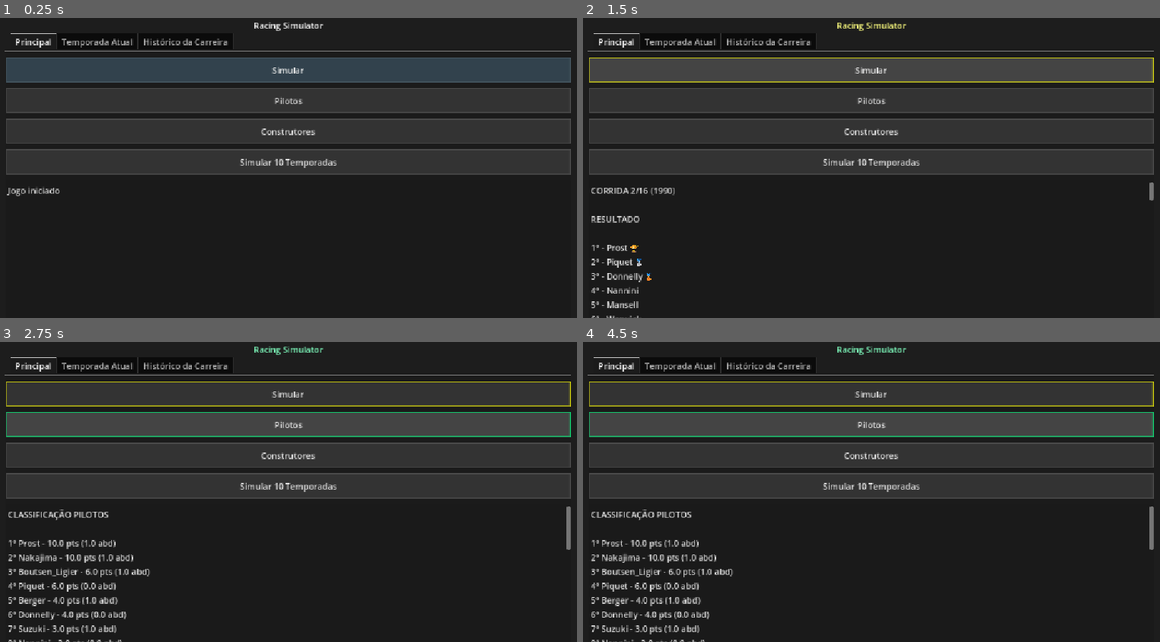
Above: before the commit, frames 1-4 (two rows, left to right).
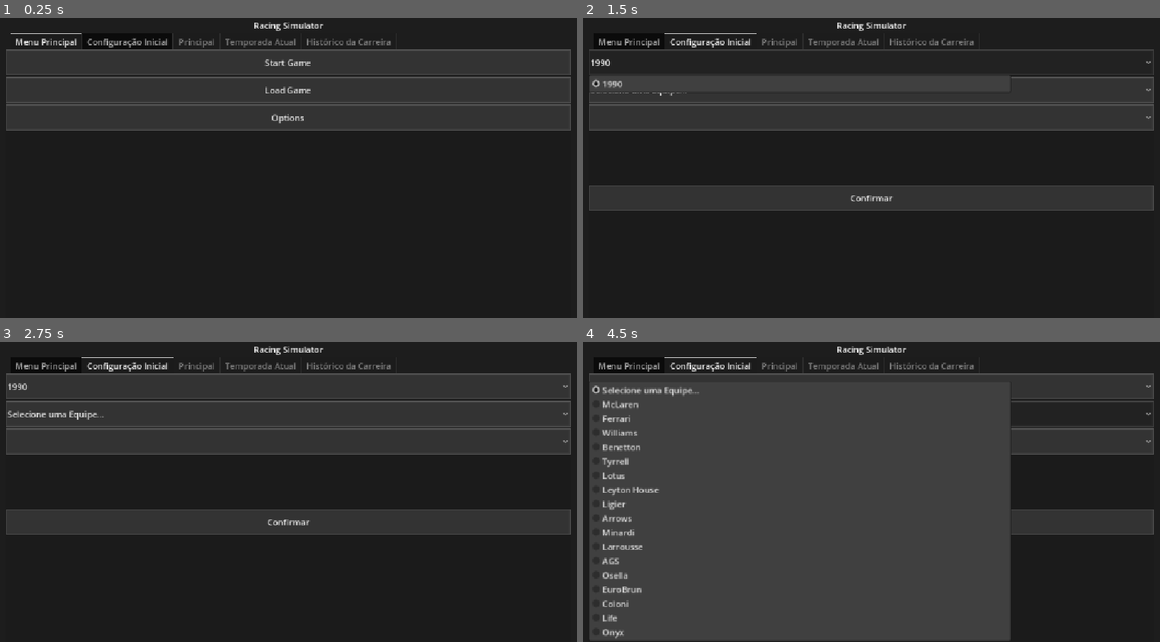
Above: after the commit, the same moments.

Repository: daniloadventista/gui-racing-manager
Game: Godot game, scene res://test.tscn
Two runs of this game, one before a commit and one after it. Both use one fixed random seed, a clock stepped at 60 frames per second and the inputs below.
Inputs (mouse positions are in pixels of both pictures, inside the frame that each line leads up to):
- Up to frame 1 (0.25 s): no input
- Up to frame 2 (1.5 s): click (871, 69) at 0.5 s, where only the run before the commit has a clickable "Simular"; click (871, 63) at 1.25 s, where only the run after the commit has a clickable "1990"
- Up to frame 3 (2.75 s): click (288, 414) at 2 s, where only the run after the commit has a clickable "Selecione uma Equipe..."
- Up to frame 4 (4.5 s): click (871, 441) at 2.77 s; click (871, 522) at 3.5 s, where only the run after the commit has a clickable "Confirmar"; click (871, 426) at 4.25 s, where only the run before the commit has a clickable "Pilotos"

The runs differ from the first frame. In frame 1, 12% of the frame differs, in the area x 0-99%, y 5-60%; in frame 2, 21%; in frame 3, 16%; in frame 4, 46%, in the area x 0-99%, y 1-100%.

Commit message:
Add new UI elements and configure tab navigation for game setup

Diff:
--- a/test.gd
+++ b/test.gd
@@ -13,6 +13,22 @@
 
 @onready var tab_container = $Panel/MarginContainer/VBoxContainer/TabContainer
 @onready var classificacao_texto = $"Panel/MarginContainer/VBoxContainer/TabContainer/Temporada Atual/ClassificacaoTexto"
+# --- NOVAS REFERÊNCIAS DE ABAS DENTRO DO TABCONTAINER ---
+@onready var main_menu_container = $"Panel/MarginContainer/VBoxContainer/TabContainer/Menu Principal"
+@onready var btn_start_game = $"Panel/MarginContainer/VBoxContainer/TabContainer/Menu Principal/BtnStartGame"
+@onready var btn_load_game = $"Panel/MarginContainer/VBoxContainer/TabContainer/Menu Principal/BtnLoadGame"
+@onready var btn_options = $"Panel/MarginContainer/VBoxContainer/TabContainer/Menu Principal/BtnOptions"
+
+@onready var modal_setup = $"Panel/MarginContainer/VBoxContainer/TabContainer/Configuração Inicial"
+@onready var opt_ano = $"Panel/MarginContainer/VBoxContainer/TabContainer/Configuração Inicial/OptAno"
+@onready var opt_equipe = $"Panel/MarginContainer/VBoxContainer/TabContainer/Configuração Inicial/OptEquipe"
+@onready var opt_piloto_player = $"Panel/MarginContainer/VBoxContainer/TabContainer/Configuração Inicial/OptPilotoPlayer"
+@onready var lbl_preview_pilotos = $"Panel/MarginContainer/VBoxContainer/TabContainer/Configuração Inicial/LblPreviewPilotos"
+@onready var btn_confirmar_setup = $"Panel/MarginContainer/VBoxContainer/TabContainer/Configuração Inicial/BtnConfirmarSetup"
+
+# --- CONFIGURAÇÃO DE CONTROLE E ABAS ---
+var equipe_controlada: String = ""
+var piloto_controlado: String = ""
 @onready var seletor_piloto = $"Panel/MarginContainer/VBoxContainer/TabContainer/Histórico da Carreira/SeletorPiloto"
 @onready var historico_texto = $"Panel/MarginContainer/VBoxContainer/TabContainer/Histórico da Carreira/HistoricoTexto"
 
@@ -96,6 +112,14 @@
 
 # Função responsável por popular as variáveis do jogo no início
 func inicializar_dados_do_jogo():
+	# Configura conexões de botões e seletores do menu
+	configurar_conexoes_menu()
+	# Bloqueia as abas de jogo (Índices a partir de 2: Principal, Temporada Atual, Histórico, etc.)
+	# Isso impede que o jogador clique nelas antes de iniciar o jogo
+	for i in range(2, tab_container.get_tab_count()):
+		tab_container.set_tab_disabled(i, true)
+	# Garante que o jogo comece focado na primeira aba (Menu Principal)
+	tab_container.current_tab = 0
 	construtores = carregar_dados_json(CAMINHO_CONSTRUTORES)
 	poolPilotos = carregar_dados_json(CAMINHO_POOL_PILOTOS)
 	pilotos = carregar_dados_json(CAMINHO_PILOTOS)
@@ -131,6 +155,12 @@
 
 	# Preenche a lista de pilotos pela primeira vez
 	atualizar_menu_pilotos()
+
+	# Configura conexões com segurança contra erros de duplicidade
+	configurar_conexoes_menu()
+
+	# Garante que o container de abas permaneça visível para o fluxo funcionar
+	tab_container.visible = true
 
 	#var resultado = get_node("VBoxContainer/RichTextLabel")
 	#resultado.text = "Jogo iniciado"
@@ -163,15 +193,24 @@
 
 	var resultado_corrida = []
 	for piloto in pilotos:
+		# TODO melhorar mecanica piloto/equipe selecionada
+		# Aplicação do Buff de 2.5% em tempo real caso seja o piloto ou equipe selecionada
+		var multiplicador_velocidade: float = 1.0
+		var multiplicador_confiabilidade: float = 1.0
+
+		if piloto.nome == piloto_controlado:
+			multiplicador_velocidade += 0.025
+		if piloto.equipe == equipe_controlada:
+			multiplicador_confiabilidade += 0.025
 
 		var status = "OK"
 
-		# Quebra de motor
-		if randi_range(1,1000) > piloto.motor * 10:
+		# Quebra de motor (Confiabilidade afetada positivamente pelo multiplicador da equipe)
+		if randi_range(1,1000) > (piloto.motor * 10) * multiplicador_confiabilidade:
 			status = "MOTOR"
 
 		# Quebra de câmbio
-		elif randi_range(1,1000) > piloto.cambio * 10:
+		elif randi_range(1,1000) > (piloto.cambio * 10) * multiplicador_confiabilidade:
 			status = "CAMBIO"
 
 		# Acidente
@@ -189,8 +228,8 @@
 			construtores[piloto.equipe].abandonos += 1
 			continue
 
-		# Velocidade base
-		var desempenho = piloto.velocidade
+		# Velocidade base (Afetada positivamente pelo bônus de 2.5% se for o piloto controlado)
+		var desempenho = piloto.velocidade * multiplicador_velocidade
 
 		# Consistência
 		var variacao = randi_range(
@@ -857,3 +896,67 @@
 	texto += "================================================================\n"
 
 	historico_texto.text = texto
+
+# --- SISTEMA DE FLUXO POR ABAS (MENU PRINCIPAL) ---
+
+func configurar_conexoes_menu():
+	# Verifica se o nó existe e se o sinal já não foi conectado previamente (via Editor) antes de conectar por código
+	if btn_start_game and not btn_start_game.pressed.is_connected(_on_start_game_pressed):
+		btn_start_game.pressed.connect(_on_start_game_pressed)
+
+	if opt_equipe and not opt_equipe.item_selected.is_connected(_on_equipe_menu_selected):
+		opt_equipe.item_selected.connect(_on_equipe_menu_selected)
+
+	if btn_confirmar_setup and not btn_confirmar_setup.pressed.is_connected(_on_confirmar_setup_pressed):
+		btn_confirmar_setup.pressed.connect(_on_confirmar_setup_pressed)
+
+func _on_start_game_pressed():
+	# Configurar Ano Único no OptionButton
+	opt_ano.clear()
+	opt_ano.add_item("1990")
+
+	# Configurar Lista de Equipes no OptionButton
+	opt_equipe.clear()
+	opt_equipe.add_item("Selecione uma Equipe...")
+	for eq in construtores.keys():
+		opt_equipe.add_item(eq)
+
+	# Move o jogador para a segunda aba (Configuração Inicial)
+	tab_container.current_tab = 1
+
+func _on_equipe_menu_selected(index: int):
+	if index <= 0:
+		lbl_preview_pilotos.text = "Selecione uma equipe para ver os pilotos."
+		opt_piloto_player.clear()
+		return
+
+	var eq_nome = opt_equipe.get_item_text(index)
+	var pilotos_da_equipe: Array = []
+
+	opt_piloto_player.clear()
+	for p in pilotos:
+		if p.equipe == eq_nome:
+			pilotos_da_equipe.append(p.nome)
+			opt_piloto_player.add_item(p.nome)
+
+	lbl_preview_pilotos.text = "Pilotos na " + eq_nome + ":\n• " + "\n• ".join(pilotos_da_equipe)
+
+func _on_confirmar_setup_pressed():
+	if opt_equipe.selected <= 0 or opt_piloto_player.item_count == 0:
+		return
+
+	equipe_controlada = opt_equipe.get_item_text(opt_equipe.selected)
+	piloto_controlado = opt_piloto_player.get_item_text(opt_piloto_player.selected)
+	ano_atual = int(opt_ano.get_item_text(opt_ano.selected))
+
+	# Desbloqueia as abas de jogo da simulação
+	for i in range(2, tab_container.get_tab_count()):
+		tab_container.set_tab_disabled(i, false)
+
+	# Bloqueia as abas de menu para o jogador não voltar nelas no meio do campeonato
+	tab_container.set_tab_disabled(0, true)
+	tab_container.set_tab_disabled(1, true)
+
+	# Move o jogador automaticamente para a aba "Principal" (Índice 2) para começar as corridas
+	tab_container.current_tab = 2
+	print("Jogo Inicializado! Buffs aplicados para " + piloto_controlado + " e equipe " + equipe_controlada)
--- a/test.tscn
+++ b/test.tscn
@@ -87,12 +87,58 @@
 [node name="TabContainer" type="TabContainer" parent="Panel/MarginContainer/VBoxContainer" unique_id=124963924]
 layout_mode = 2
 size_flags_vertical = 3
-current_tab = 0
+current_tab = 1
+
+[node name="Menu Principal" type="VBoxContainer" parent="Panel/MarginContainer/VBoxContainer/TabContainer" unique_id=18289423]
+visible = false
+layout_mode = 2
+metadata/_tab_index = 0
+
+[node name="BtnStartGame" type="Button" parent="Panel/MarginContainer/VBoxContainer/TabContainer/Menu Principal" unique_id=1566692374]
+custom_minimum_size = Vector2(0, 48)
+layout_mode = 2
+text = "Start Game"
+
+[node name="BtnLoadGame" type="Button" parent="Panel/MarginContainer/VBoxContainer/TabContainer/Menu Principal" unique_id=1421462904]
+custom_minimum_size = Vector2(0, 48)
+layout_mode = 2
+text = "Load Game"
+
+[node name="BtnOptions" type="Button" parent="Panel/MarginContainer/VBoxContainer/TabContainer/Menu Principal" unique_id=130874404]
+custom_minimum_size = Vector2(0, 48)
+layout_mode = 2
+text = "Options"
+
+[node name="Configuração Inicial" type="VBoxContainer" parent="Panel/MarginContainer/VBoxContainer/TabContainer" unique_id=1838496293]
+layout_mode = 2
+metadata/_tab_index = 1
+
+[node name="OptAno" type="OptionButton" parent="Panel/MarginContainer/VBoxContainer/TabContainer/Configuração Inicial" unique_id=657827628]
+custom_minimum_size = Vector2(0, 48)
+layout_mode = 2
+
+[node name="OptEquipe" type="OptionButton" parent="Panel/MarginContainer/VBoxContainer/TabContainer/Configuração Inicial" unique_id=320649321]
+custom_minimum_size = Vector2(0, 48)
+layout_mode = 2
+
+[node name="OptPilotoPlayer" type="OptionButton" parent="Panel/MarginContainer/VBoxContainer/TabContainer/Configuração Inicial" unique_id=1969079724]
+custom_minimum_size = Vector2(0, 48)
+layout_mode = 2
+
+[node name="LblPreviewPilotos" type="Label" parent="Panel/MarginContainer/VBoxContainer/TabContainer/Configuração Inicial" unique_id=789411315]
+custom_minimum_size = Vector2(0, 96)
+layout_mode = 2
+
+[node name="BtnConfirmarSetup" type="Button" parent="Panel/MarginContainer/VBoxContainer/TabContainer/Configuração Inicial" unique_id=730492107]
+custom_minimum_size = Vector2(0, 48)
+layout_mode = 2
+text = "Confirmar"
 
 [node name="Principal" type="VBoxContainer" parent="Panel/MarginContainer/VBoxContainer/TabContainer" unique_id=5665996]
+visible = false
 layout_mode = 2
 theme_override_constants/separation = 10
-metadata/_tab_index = 0
+metadata/_tab_index = 2
 
 [node name="HSeparator" type="HSeparator" parent="Panel/MarginContainer/VBoxContainer/TabContainer/Principal" unique_id=1318329566]
 layout_mode = 2
@@ -121,29 +167,29 @@
 custom_minimum_size = Vector2(600, 280)
 layout_mode = 2
 
-[node name="Temporada Atual" type="VBoxContainer" parent="Panel/MarginContainer/VBoxContainer/TabContainer"]
+[node name="Temporada Atual" type="VBoxContainer" parent="Panel/MarginContainer/VBoxContainer/TabContainer" unique_id=680693000]
 visible = false
 layout_mode = 2
 theme_override_constants/separation = 10
-metadata/_tab_index = 1
+metadata/_tab_index = 3
 
-[node name="ClassificacaoTexto" type="TextEdit" parent="Panel/MarginContainer/VBoxContainer/TabContainer/Temporada Atual"]
+[node name="ClassificacaoTexto" type="TextEdit" parent="Panel/MarginContainer/VBoxContainer/TabContainer/Temporada Atual" unique_id=1170954581]
 custom_minimum_size = Vector2(600, 310)
 layout_mode = 2
 size_flags_vertical = 3
 editable = false
 
-[node name="Histórico da Carreira" type="VBoxContainer" parent="Panel/MarginContainer/VBoxContainer/TabContainer"]
+[node name="Histórico da Carreira" type="VBoxContainer" parent="Panel/MarginContainer/VBoxContainer/TabContainer" unique_id=901365534]
 visible = false
 layout_mode = 2
 theme_override_constants/separation = 10
-metadata/_tab_index = 2
+metadata/_tab_index = 4
 
-[node name="SeletorPiloto" type="OptionButton" parent="Panel/MarginContainer/VBoxContainer/TabContainer/Histórico da Carreira"]
+[node name="SeletorPiloto" type="OptionButton" parent="Panel/MarginContainer/VBoxContainer/TabContainer/Histórico da Carreira" unique_id=1358652489]
 custom_minimum_size = Vector2(0, 40)
 layout_mode = 2
 
-[node name="HistoricoTexto" type="TextEdit" parent="Panel/MarginContainer/VBoxContainer/TabContainer/Histórico da Carreira"]
+[node name="HistoricoTexto" type="TextEdit" parent="Panel/MarginContainer/VBoxContainer/TabContainer/Histórico da Carreira" unique_id=951452395]
 custom_minimum_size = Vector2(600, 260)
 layout_mode = 2
 size_flags_vertical = 3
